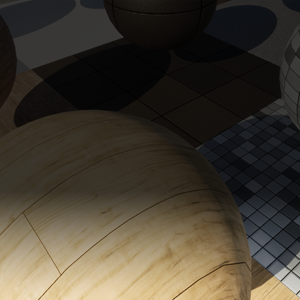
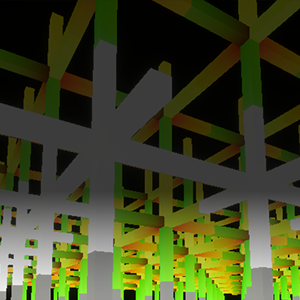
The second 300px x 300px image is a revision of the first. Changes to its layers:
painted on "Fade" over [0, 191, 300, 300]
added layer "Grid-Path" above "Ebene 2" over [0, 0, 300, 300]